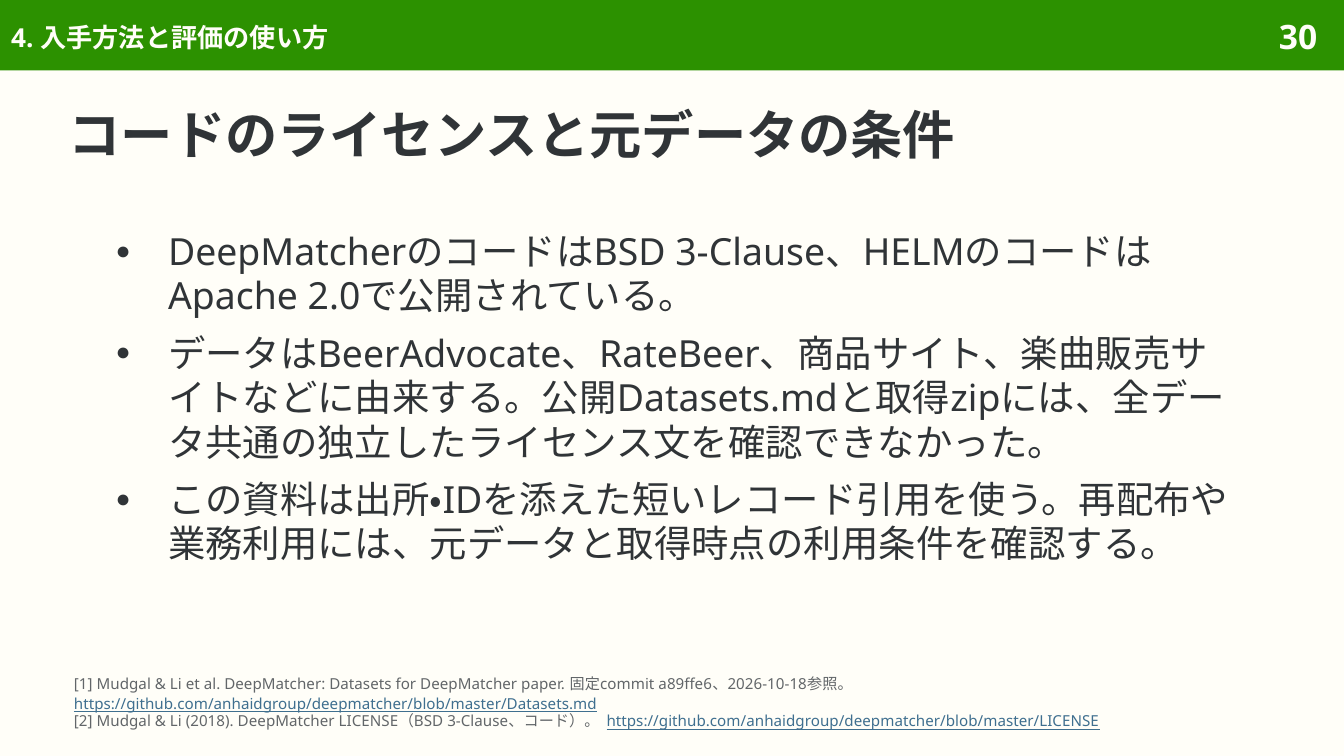
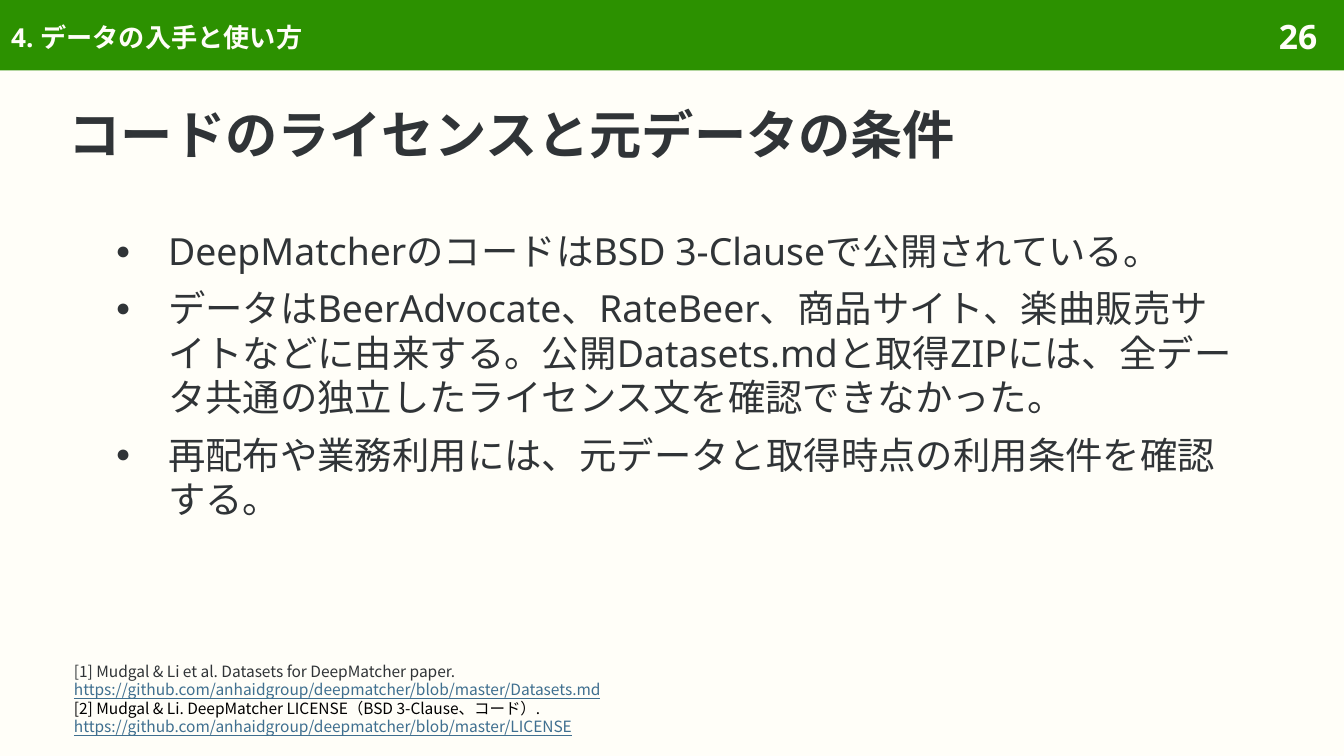
Before and after one commit to sasakiy84/datasets-in-10-minutes, a slide deck: slide 26 of slides/datasets-in-10-minutes-entity-matching.pptx (slide 30 before the commit). Drawn at 1344x756 pixels with LibreOffice and Linux fonts; fonts in the diff are those of the drawing. Boxes give left, top, right and bottom in pixels: in the first picture for what was removed or moved away, otherwise in the second. Text is boxed around its words. In the diff, an @@ line names an element or a change of style, - is before the commit and + after.

Commit message:
Rebuild entity matching around DeepMatcher datasets and record linkage

```diff
--- a/slides/datasets-in-10-minutes-entity-matching.pptx
+++ b/slides/datasets-in-10-minutes-entity-matching.pptx
@@ title at (11,24,302,50): text changed @@
-4. 入手方法と評価の使い方
+4. データの入手と使い方
@@ page number at (1279,24,1317,50): text changed @@
-30
+26
@@ text at (168,235,1231,516): text changed @@
-● DeepMatcherのコードはBSD 3-Clause、HELMのコードはApache 2.0で公開されている。
-● データはBeerAdvocate、RateBeer、商品サイト、楽曲販売サイトなどに由来する。公開Datasets.mdと取得zipには、全データ共通の独立したライセンス文を確認できなかった。
-● この資料は出所・IDを添えた短いレコード引用を使う。再配布や業務利用には、元データと取得時点の利用条件を確認する。
+● DeepMatcherのコードはBSD 3-Clauseで公開されている。
+● データはBeerAdvocate、RateBeer、商品サイト、楽曲販売サイトなどに由来する。公開Datasets.mdと取得ZIPには、全データ共通の独立したライセンス文を確認できなかった。
+● 再配布や業務利用には、元データと取得時点の利用条件を確認する。
@@ text at (74,664,456,681): text changed; size 8.1 to 8.3 pt; font Noto Sans to Noto Sans CJK JP; text colour #626669 to #303437 @@
-[1] Mudgal & Li et al. DeepMatcher: Datasets for DeepMatcher paper. 固定commit a89ffe6、2026-10-18参照。
+[1] Mudgal & Li et al. Datasets for DeepMatcher paper.
@@ text at (74,680,601,699): size 8.1 to 8.3 pt, font Noto Sans to Noto Sans CJK JP in "https://github.com/anhaidgroup/deepmatcher/blob/master/Datas ..."; line spacing 9.4pt to 1 @@
@@ text "[1] Mudgal & Li et ...": place and size @@
-text "[1] Mudgal & Li et ..." at (74,676,1099,730)
+text "[1] Mudgal & Li et ..." at (74,664,601,736)
@@ text at (74,698,572,736): text changed; size 8.1 to 8.3 pt; font Noto Sans to Noto Sans CJK JP @@
-[2] Mudgal & Li (2018). DeepMatcher LICENSE（BSD 3-Clause、コード）。 https://github.com/anhaidgroup/deepmatcher/blob/master/LICENSE
+[2] Mudgal & Li. DeepMatcher LICENSE（BSD 3-Clause、コード）.
+https://github.com/anhaidgroup/deepmatcher/blob/master/LICENSE
```
Also in this commit, not shown: 44 other slides changed, 5 slides added, 13 slides removed, 44 other files.
